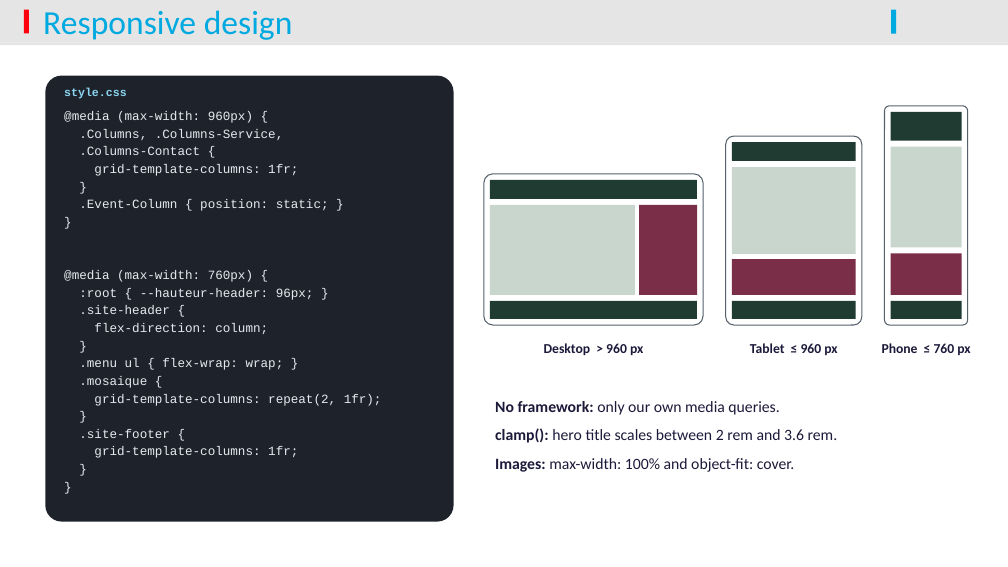
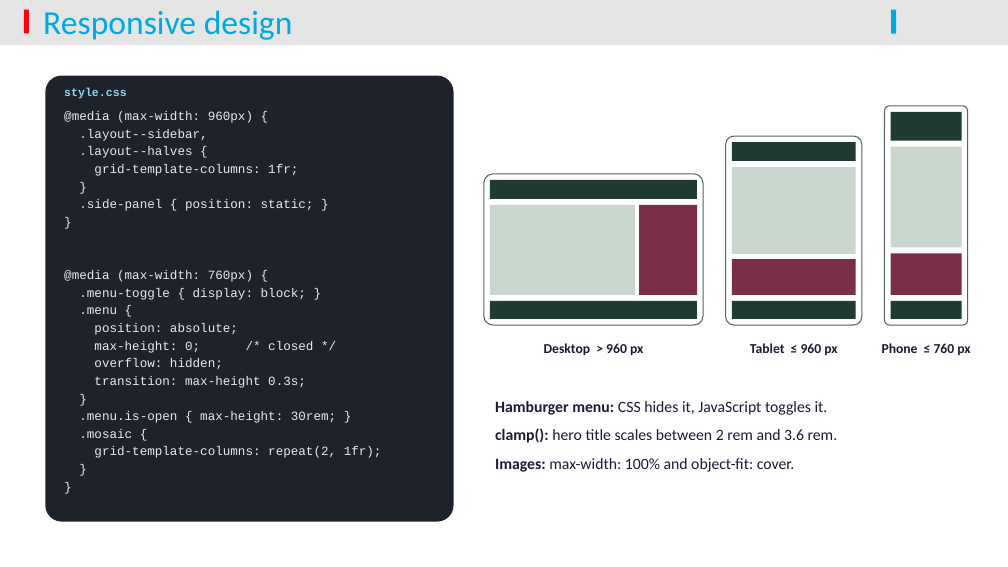
Before and after one commit to Mathatou/WebDesign, a slide deck: slide 7 of ITW_Presentation_Saint-Gratien.pptx. Drawn at 1008x567 pixels with LibreOffice and Linux fonts; fonts in the diff are those of the drawing; background and template pictures are left out. Boxes give left, top, right and bottom in pixels: in the first picture for what was removed or moved away, otherwise in the second. Text is boxed around its words. In the diff, an @@ line names an element or a change of style, - is before the commit and + after.

```diff
--- a/ITW_Presentation_Saint-Gratien.pptx
+++ b/ITW_Presentation_Saint-Gratien.pptx
@@ text at bbox=[64, 111, 382, 458]: paragraph removed @@
-}
@@ text at bbox=[79, 129, 207, 158]: text changed @@
-.Columns, .Columns-Service,
-.Columns-Contact {
+.layout--sidebar,
+.layout--halves {
@@ text at bbox=[79, 199, 314, 211]: text changed @@
-.Event-Column { position: static; }
+.side-panel { position: static; }
@@ text at bbox=[79, 288, 313, 388]: text changed @@
-:root { --hauteur-header: 96px; }
-.site-header {
-flex-direction: column;
+.menu-toggle { display: block; }
+.menu {
+position: absolute;
+max-height: 0; /* closed */
+overflow: hidden;
+transition: max-height 0.3s;
@@ text at bbox=[79, 411, 336, 438]: text changed @@
-.menu ul { flex-wrap: wrap; }
-.mosaique {
+.menu.is-open { max-height: 30rem; }
+.mosaic {
@@ text at bbox=[495, 401, 828, 415]: text changed @@
-No framework: only our own media queries.
+Hamburger menu: CSS hides it, JavaScript toggles it.
@@ text at bbox=[79, 429, 298, 458]: paragraphs removed @@
-.site-footer {
-grid-template-columns: 1fr;
```
Also in this commit, not shown: 6 other slides changed, 13 other files.
